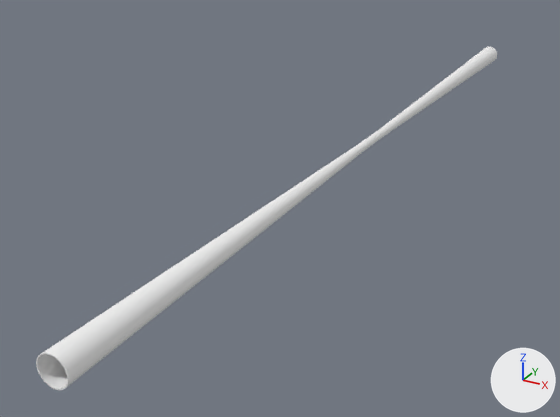
Before and after pictures for a commit that changed the glTF model src/assets/detectors/CLD_o2_v08.gltf.
Before and after are seen from a camera (50 mm lens) standing at (74.0, -185.0, 67.0) and looking at (-18.0, -18.0, -17.0). The axes (+X, +Y, +Z) are drawn at lower right. The lights are the same throughout. The picture after the commit comes second.

Objects in the first picture: 'tube_ConicalChamber_wall2_7.001', 'tube_ConicalChamber_wall_6.001', 'tube_VertexOuterAlb_wall2_5.001', 'tube_VertexOuterAlb_wall_4.001'.
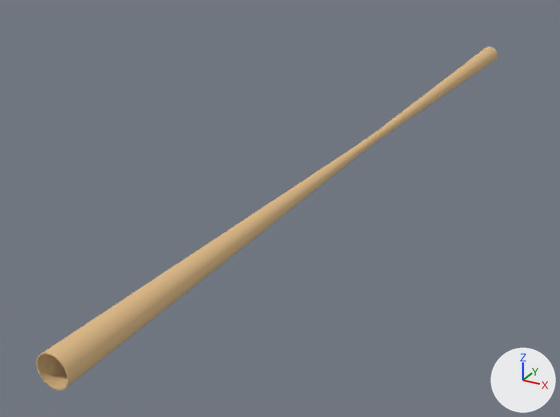
Location of each change, [x1, y1, x2, y2] in pixels of the pictures (560 x 417 px):
'tube_ConicalChamber_wall_6.001', recoloured: [36, 146, 362, 390] in both
'tube_ConicalChamber_wall2_7.001', recoloured (white to beige): [381, 47, 497, 135] in both
'tube_VertexOuterAlb_wall_4.001', recoloured: [356, 136, 375, 153] in both
'tube_VertexOuterAlb_wall2_5.001', recoloured: [370, 127, 388, 143] in both

Edits to the bpy script that builds the scene:
```text
Change mat_material_0:
    mat_material_0.base_color: (0.896, 0.896, 0.896) -> (0.738, 0.497, 0.246)  # white #f3f3f3 -> beige #dfbb88
```
